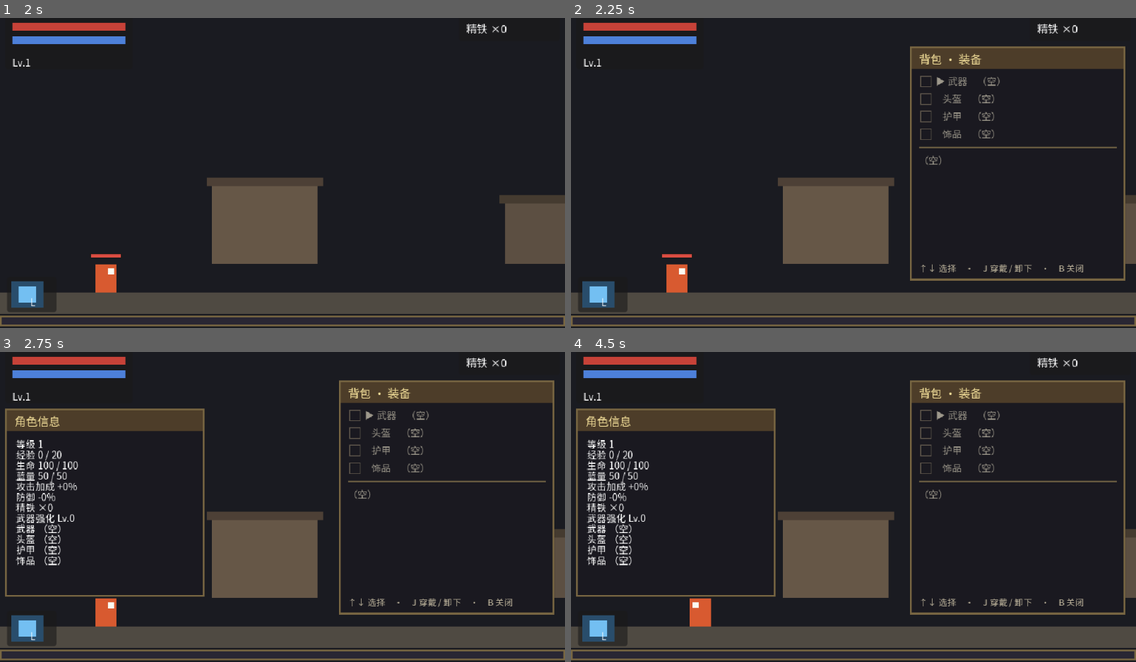
Above: before the commit, frames 1-4 (two rows, left to right).
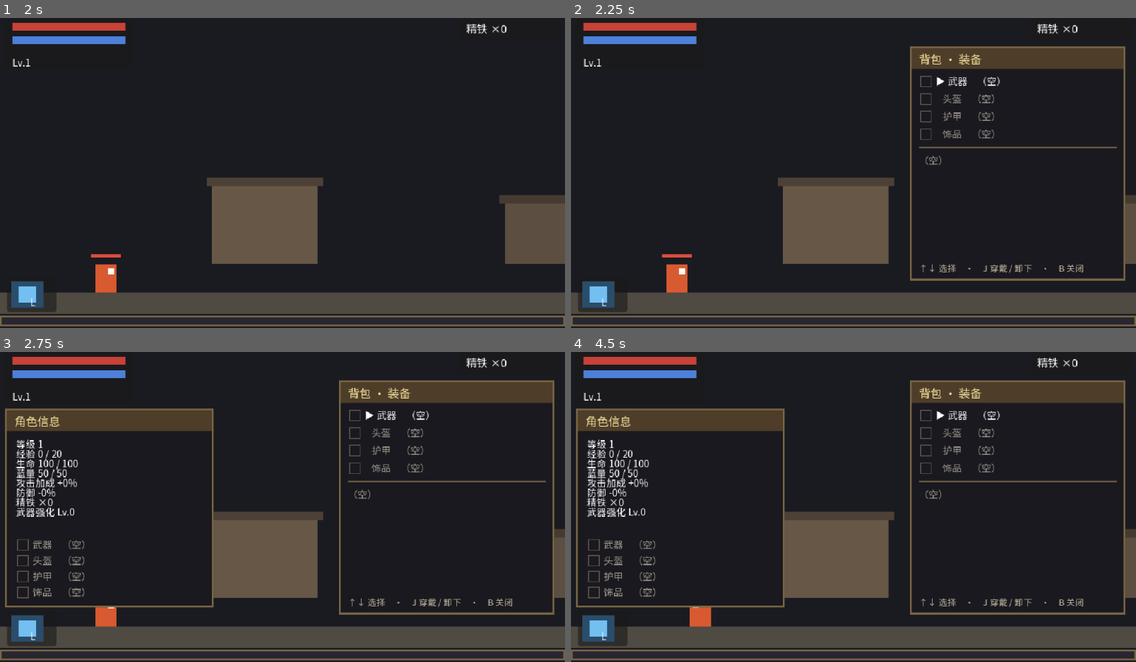
Above: after the commit, the same moments.

Repository: aachean/bailian
Game: Godot game, scene res://scenes/ui/main_menu.tscn
The game is run twice, just before and just after one commit, with the same random seed, the same clock (stepped at 60 frames per second) and the same inputs.
Inputs (mouse positions are in pixels of both pictures, inside the frame that each line leads up to):
- Up to frame 1 (2 s): click "开始游戏" at 0.5 s; click "开始游戏" at 1.25 s
- Up to frame 2 (2.25 s): tap Enter at 2 s; move the mouse to (977, 154) at 2.02 s; hold D (move_right) from 2.03 s (still down); hold B (bag) from 2.03 s (still down); click (977, 154) at 2.17 s
- Up to frame 3 (2.75 s): keep holding D (move_right); keep holding B (bag); tap Space (jump) at 2.27 s; tap C (panel) at 2.3 s
- Up to frame 4 (4.5 s): tap Space (jump) at 2.75, 3.02 s; move the mouse to (740, 519) at 2.77 s; release B (bag) at 2.78 s; tap C (panel) at 2.85 s; click (740, 519) at 2.92 s; tap B (bag) at 3.05, 4.35 s; move the mouse to (910, 432) at 3.52 s; release D (move_right) at 3.53 s; hold A (move_left) 3.53-4.28 s; hold C (panel) 3.53-4.28 s; tap J (attack) at 3.6 s; click (910, 432) at 3.67 s; move the mouse to (825, 565) at 4.27 s; hold D (move_right) from 4.28 s (still down); click (825, 565) at 4.42 s

Frame 1 is identical in both runs. In frame 2, 0.1% of the frame differs, in the area x 64-76%, y 18-23%; in frame 3, 3.1%; in frame 4, 3.1%, in the area x 0-76%, y 18-83%.

Commit message:
feat(ui): 角色面板的装备行也加图标
回应「角色面板的也加」：

- CharPanel 加 EquipRows（4 行 [图标][文字]），属性 8 行留在 Text 里
- 面板加宽到 236、加高到 226，属性行 line_spacing -6 腾出行高
- hud._fill_equip_row() 抽成公用：B 装备背包与 C 角色面板同一个填法、
  同一套 ItemIcon、同一个品质色，两处不可能长得不一样
- _make_row() 参数化行高（B 面板 20 / C 面板 18）
- test_m5 #14 扩成四处一致（装备槽 / 背包行 / 角色面板 / 地上掉落物）

Diff:
--- a/scenes/ui/hud.tscn
+++ b/scenes/ui/hud.tscn
@@ -145,36 +145,36 @@
 visible = false
 offset_left = 6.0
 offset_top = 72.0
-offset_right = 232.0
-offset_bottom = 286.0
+offset_right = 242.0
+offset_bottom = 298.0
 mouse_filter = 2
 
 [node name="Border" type="ColorRect" parent="CharPanel"]
+offset_right = 236.0
+offset_bottom = 226.0
+mouse_filter = 2
+color = Color(0.47, 0.4, 0.26, 1)
+
+[node name="BG" type="ColorRect" parent="CharPanel"]
+offset_left = 2.0
+offset_top = 2.0
+offset_right = 234.0
+offset_bottom = 224.0
+mouse_filter = 2
+color = Color(0.09, 0.09, 0.12, 0.97)
+
+[node name="TitleBar" type="ColorRect" parent="CharPanel"]
+offset_left = 2.0
+offset_top = 2.0
+offset_right = 234.0
+offset_bottom = 26.0
+mouse_filter = 2
+color = Color(0.3, 0.24, 0.16, 1)
+
+[node name="Title" type="Label" parent="CharPanel"]
+offset_left = 10.0
+offset_top = 4.0
 offset_right = 226.0
-offset_bottom = 214.0
-mouse_filter = 2
-color = Color(0.47, 0.4, 0.26, 1)
-
-[node name="BG" type="ColorRect" parent="CharPanel"]
-offset_left = 2.0
-offset_top = 2.0
-offset_right = 224.0
-offset_bottom = 212.0
-mouse_filter = 2
-color = Color(0.09, 0.09, 0.12, 0.97)
-
-[node name="TitleBar" type="ColorRect" parent="CharPanel"]
-offset_left = 2.0
-offset_top = 2.0
-offset_right = 224.0
-offset_bottom = 26.0
-mouse_filter = 2
-color = Color(0.3, 0.24, 0.16, 1)
-
-[node name="Title" type="Label" parent="CharPanel"]
-offset_left = 10.0
-offset_top = 4.0
-offset_right = 216.0
 offset_bottom = 24.0
 theme_override_font_sizes/font_size = 13
 theme_override_colors/font_color = Color(0.95, 0.87, 0.6, 1)
@@ -183,11 +183,19 @@
 [node name="Text" type="Label" parent="CharPanel"]
 offset_left = 12.0
 offset_top = 32.0
-offset_right = 222.0
-offset_bottom = 210.0
-theme_override_constants/line_spacing = -5
+offset_right = 232.0
+offset_bottom = 140.0
+theme_override_constants/line_spacing = -6
 theme_override_font_sizes/font_size = 11
 text = ""
+
+[node name="EquipRows" type="VBoxContainer" parent="CharPanel"]
+offset_left = 12.0
+offset_top = 146.0
+offset_right = 232.0
+offset_bottom = 218.0
+mouse_filter = 2
+theme_override_constants/separation = 0
 
 [node name="BagPanel" type="Panel" parent="."]
 visible = false
--- a/scripts/ui/hud.gd
+++ b/scripts/ui/hud.gd
@@ -16,13 +16,15 @@
 const BAG_ROWS := 6              # 背包列表一屏几行，超出靠光标滚动
 const CURSOR_MARK := "▶ "
 const INDENT := "   "
-const ROW_HEIGHT := 20.0         # 一行的高度：图标 16 + 上下各留 2
+const ROW_HEIGHT := 20.0         # 背包面板一行的高度：图标 16 + 上下各留 2
 const ICON_SIZE := 16.0
+const CHAR_ROW_HEIGHT := 18.0    # 角色面板一行（更挤：上面还有八行属性）
 
 var _bag_open := false
 var _cursor := 0                 # 全面板共用一个光标：0..3 是装备槽，之后是背包
 var _equip_rows: Array[HBoxContainer] = []
 var _bag_rows: Array[HBoxContainer] = []
+var _char_equip_rows: Array[HBoxContainer] = []
 ## 父节点是不是玩家。HUD 只在玩家身上工作 —— 被单独实例化（场景完整性检查器
 ## 就是这么干的）时不能崩，否则每一次校验都带一堆假报错
 var _has_player := false
@@ -35,6 +37,7 @@
 @onready var _bag_label: Label = $Bag/Count
 @onready var _panel: Panel = $CharPanel
 @onready var _panel_text: Label = $CharPanel/Text
+@onready var _char_equip_box: VBoxContainer = $CharPanel/EquipRows
 @onready var _skill_cd: ColorRect = $SkillBar/Cooldown
 @onready var _skill_icon: ColorRect = $SkillBar/Icon
 @onready var _skill_core: ColorRect = $SkillBar/IconCore
@@ -84,13 +87,15 @@
 		_equip_rows.append(_make_row(_equip_box))
 	for _i in BAG_ROWS:
 		_bag_rows.append(_make_row(_rows_box))
+	for _i in ItemData.SLOT_IDS.size():
+		_char_equip_rows.append(_make_row(_char_equip_box, CHAR_ROW_HEIGHT))
 
 
 ## 造一行：图标 + 文字。图标按部位画形状、按品质上色，与地上掉落物同一套
-func _make_row(parent: Node) -> HBoxContainer:
+func _make_row(parent: Node, row_height: float = ROW_HEIGHT) -> HBoxContainer:
 	var box := HBoxContainer.new()
 	box.mouse_filter = Control.MOUSE_FILTER_IGNORE
-	box.custom_minimum_size = Vector2(0.0, ROW_HEIGHT)
+	box.custom_minimum_size = Vector2(0.0, row_height)
 	box.add_theme_constant_override("separation", 3)
 
 	var icon := ItemIcon.new()
@@ -109,6 +114,22 @@
 
 	parent.add_child(box)
 	return box
+
+
+## 填一行装备：图标 + 「槽位名　装备名　词条」。背包面板与角色面板共用 ——
+## 两处必须长得一样，否则「同一件装备在哪儿都是同一个样」这条就断了
+func _fill_equip_row(row: HBoxContainer, i: int, it: ItemData, mark: String) -> void:
+	var icon := _row_icon(row)
+	var lbl := _row_label(row)
+	icon.empty_frame = true          # 空槽画一个空框，不留白（空状态也要可见）
+	icon.set_item(it)
+	var slot_name: String = tr(String(ItemData.SLOT_KEYS[i]))
+	if it == null:
+		lbl.text = "%s%s　%s" % [mark, slot_name, tr("UI_BAG_EMPTY")]
+		lbl.modulate = Color(0.62, 0.6, 0.55, 1)
+	else:
+		lbl.text = "%s%s　%s　%s" % [mark, slot_name, _item_name(it), _stat_text(it)]
+		lbl.modulate = Color(0.9, 0.88, 0.84, 1)
 
 
 func _row_icon(row: HBoxContainer) -> ItemIcon:
@@ -198,21 +219,10 @@
 	# 上半：四个装备槽 —— 每行 [图标][槽位名　装备名　词条]
 	var eq := PlayerState.equipped_list()
 	for i in ItemData.SLOT_IDS.size():
-		var row := _equip_rows[i]
-		var icon := _row_icon(row)
-		var lbl := _row_label(row)
 		var sel := _cursor == i
-		var mark := CURSOR_MARK if sel else INDENT
-		var slot_name: String = tr(String(ItemData.SLOT_KEYS[i]))
-		var it := eq[i] as ItemData
-		icon.empty_frame = true          # 空槽画一个空框，不留白（空状态也要可见）
-		icon.set_item(it)
-		if it == null:
-			lbl.text = "%s%s　%s" % [mark, slot_name, tr("UI_BAG_EMPTY")]
-			lbl.modulate = dim
-		else:
-			lbl.text = "%s%s　%s　%s" % [mark, slot_name, _item_name(it), _stat_text(it)]
-			lbl.modulate = Color(1, 1, 1, 1) if sel else normal
+		_fill_equip_row(_equip_rows[i], i, eq[i] as ItemData, CURSOR_MARK if sel else INDENT)
+		if sel:
+			_row_label(_equip_rows[i]).modulate = Color(1, 1, 1, 1)
 
 	# 下半：背包列表（一屏 BAG_ROWS 行，随光标滚动）
 	var bag := PlayerState.bag
@@ -326,13 +336,10 @@
 		"%s ×%d" % [tr("HUD_SHARD"), shards_of()],
 		"%s Lv.%d" % [tr("PANEL_WEAPON"), int(_player.get("upgrade_level"))],
 	]
+	_panel_text.text = "\n".join(lines)
+	# 装备四行带图标 —— 与背包面板同一个填法、同一套图标、同一个品质色
 	for i in ItemData.SLOT_IDS.size():
-		var it := PlayerState.item_at(ItemData.SLOT_IDS[i])
-		lines.append("%s %s" % [
-			tr(String(ItemData.SLOT_KEYS[i])),
-			tr("UI_BAG_EMPTY") if it == null else ("%s　%s" % [_item_name(it), _stat_text(it)]),
-		])
-	_panel_text.text = "\n".join(lines)
+		_fill_equip_row(_char_equip_rows[i], i, PlayerState.item_at(ItemData.SLOT_IDS[i]), "")
 
 
 ## 技能栏：冷却遮罩从满格缩到无（造梦西游式），蓝不足时图标变暗
--- a/tests/test_m5.gd
+++ b/tests/test_m5.gd
@@ -480,6 +480,20 @@
 	await _pframes(2)
 	var switched: bool = weapon_icon.item() != null and weapon_icon.item().id == &"flame_blade"
 
+	# 角色面板（C）的装备行也用同一套图标
+	hud.get_node("CharPanel").visible = true
+	hud.call("refresh")
+	await _pframes(2)
+	var char_box := hud.get_node("CharPanel/EquipRows") as VBoxContainer
+	var char_weapon_icon := char_box.get_child(0).get_child(0) as ItemIcon
+	var char_helm_icon := char_box.get_child(1).get_child(0) as ItemIcon
+	var char_ok: bool = char_weapon_icon != null and char_weapon_icon.item() != null \
+		and char_weapon_icon.item().id == &"flame_blade" \
+		and char_helm_icon != null and char_helm_icon.item() != null \
+		and char_helm_icon.item().id == &"iron_helm"
+	var char_ids := "%s / %s" % [_id_of(char_weapon_icon), _id_of(char_helm_icon)]
+	hud.get_node("CharPanel").visible = false
+
 	_press("bag")
 	await _pframes(3)
 	_release("bag")
@@ -500,12 +514,13 @@
 	drop.queue_free()
 	await _pframes(2)
 
-	_check("14", "装备有图标：槽位 / 背包行 / 地上掉落物三处一致，换装图标跟着换",
-		helm_ok and empty_slot_ok and empty_row_ok and switched and drop_ok and drop_size.x >= 18.0,
-		"头盔槽图标=%s（%s）　空武器槽有框=%s　空背包行藏图标=%s\n              换装后武器图标=%s（%s）　掉落物图标=%s（%s，%.0f×%.0f px）" % [
+	_check("14", "装备有图标：装备槽 / 背包行 / 角色面板 / 地上掉落物四处一致，换装跟着换",
+		helm_ok and empty_slot_ok and empty_row_ok and switched and char_ok and drop_ok \
+			and drop_size.x >= 18.0,
+		"头盔槽图标=%s（%s）　空武器槽有框=%s　空背包行藏图标=%s\n              换装后武器图标=%s（%s）　角色面板=%s（%s）　掉落物=%s（%s，%.0f×%.0f px）" % [
 			str(helm_ok), str(_id_of(helm_icon)), str(empty_slot_ok), str(empty_row_ok),
-			str(switched), str(_id_of(weapon_icon)), str(drop_ok), str(drop_id),
-			drop_size.x, drop_size.y])
+			str(switched), str(_id_of(weapon_icon)), str(char_ok), char_ids,
+			str(drop_ok), str(drop_id), drop_size.x, drop_size.y])
 
 
 ## 手里的刀跟着武器变 —— 装备变强必须看得见，光面板数字不够
Not shown, changed: README.md
